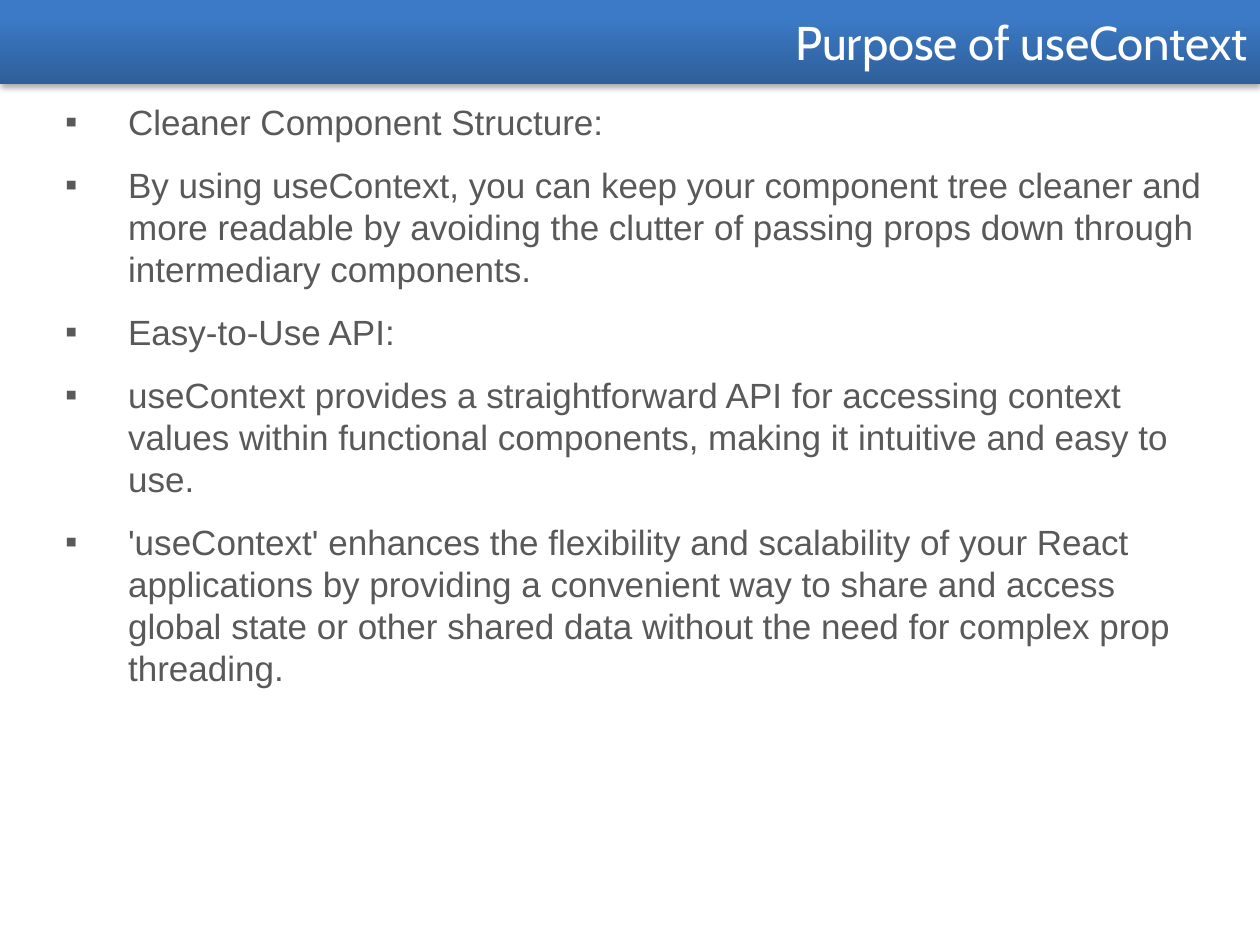
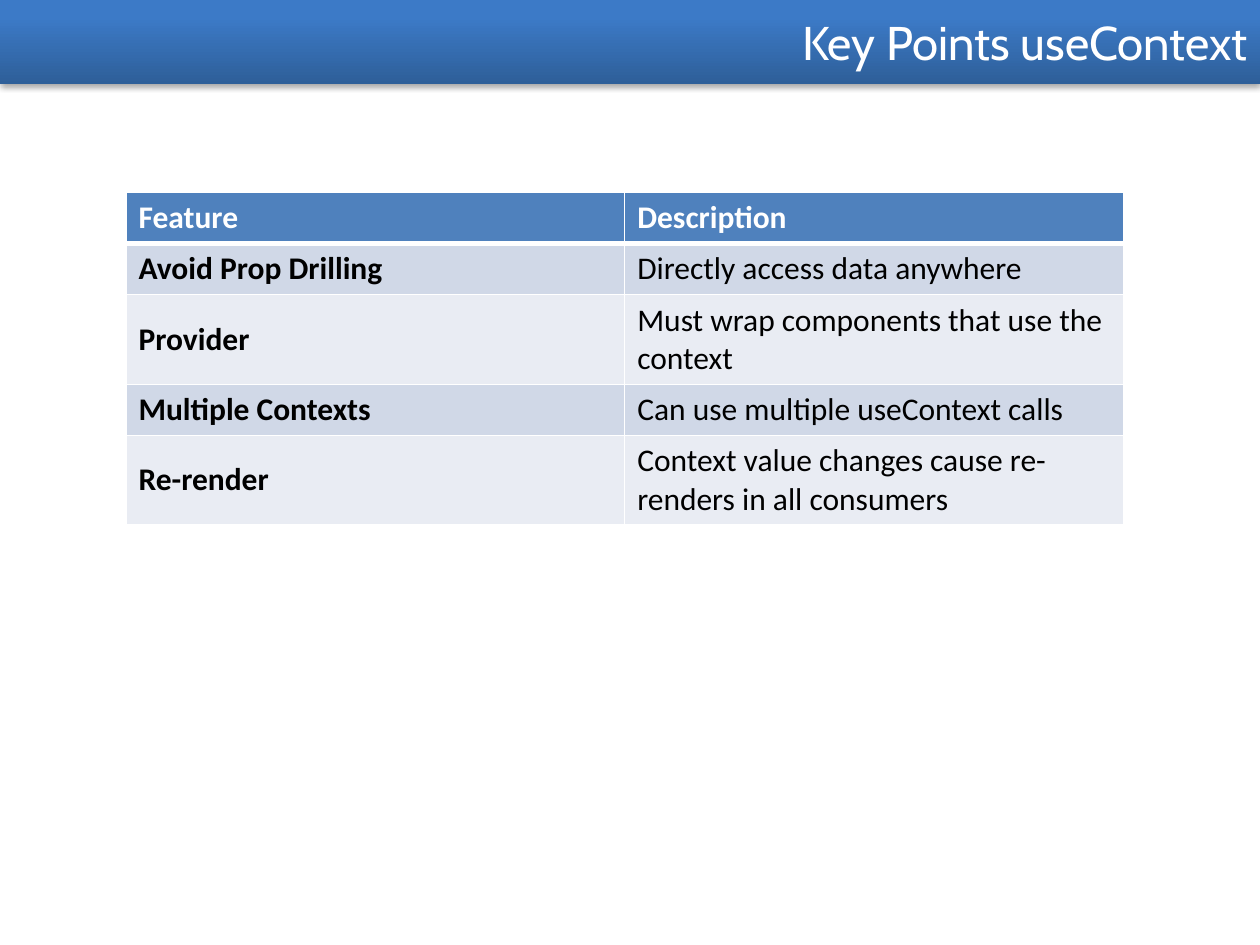
Before and after one commit to santuparsi/React, a slide deck: slide 11 of React-PPT/React-Hooks.pptx. Drawn at 1260x945 pixels with LibreOffice and Linux fonts; fonts in the diff are those of the drawing. Boxes give left, top, right and bottom in pixels: in the first picture for what was removed or moved away, otherwise in the second. Text is boxed around its words. In the diff, an @@ line names an element or a change of style, - is before the commit and + after.

```diff
--- a/React-PPT/React-Hooks.pptx
+++ b/React-PPT/React-Hooks.pptx
@@ text in rectangle at <box>802,26,1248,71</box>: text changed @@
-Purpose of useContext
+Key Points useContext
@@ text removed at <box>128,109,1200,688</box> @@
-▪ Cleaner Component Structure:
-▪ By using useContext, you can keep your component tree cleaner and more readable by avoiding the clutter of passing props down through intermediary components.
-▪ Easy-to-Use API:
-▪ useContext provides a straightforward API for accessing context values within functional components, making it intuitive and easy to use.
-▪ 'useContext' enhances the flexibility and scalability of your React applications by providing a convenient way to share and access global state or other shared data without the need for complex prop threading.
@@ table added at <box>126,193,1124,523</box>, 5 rows, 2 columns @@
+Feature | Description
+Avoid Prop Drilling | Directly access data anywhere
+Provider | Must wrap components that use the context
+Multiple Contexts | Can use multiple useContext calls
+Re-render | Context value changes cause re-renders in all consumers
```
Also in this commit, not shown: 2 other slides changed, 8 other files.
